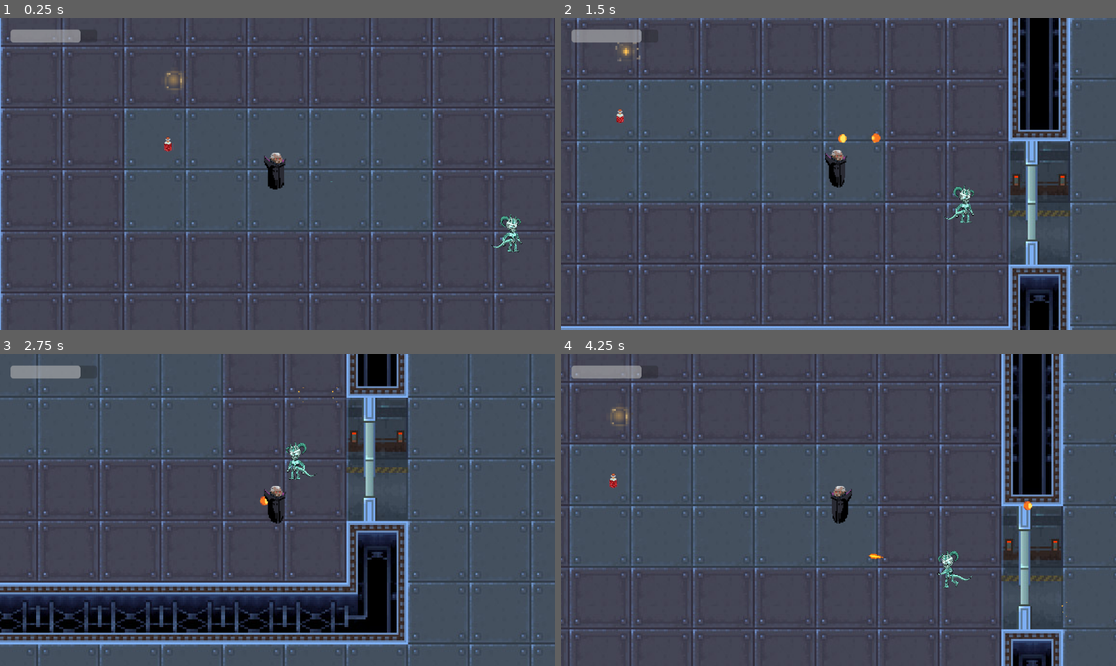
Above: before the commit, frames 1-4 (two rows, left to right).
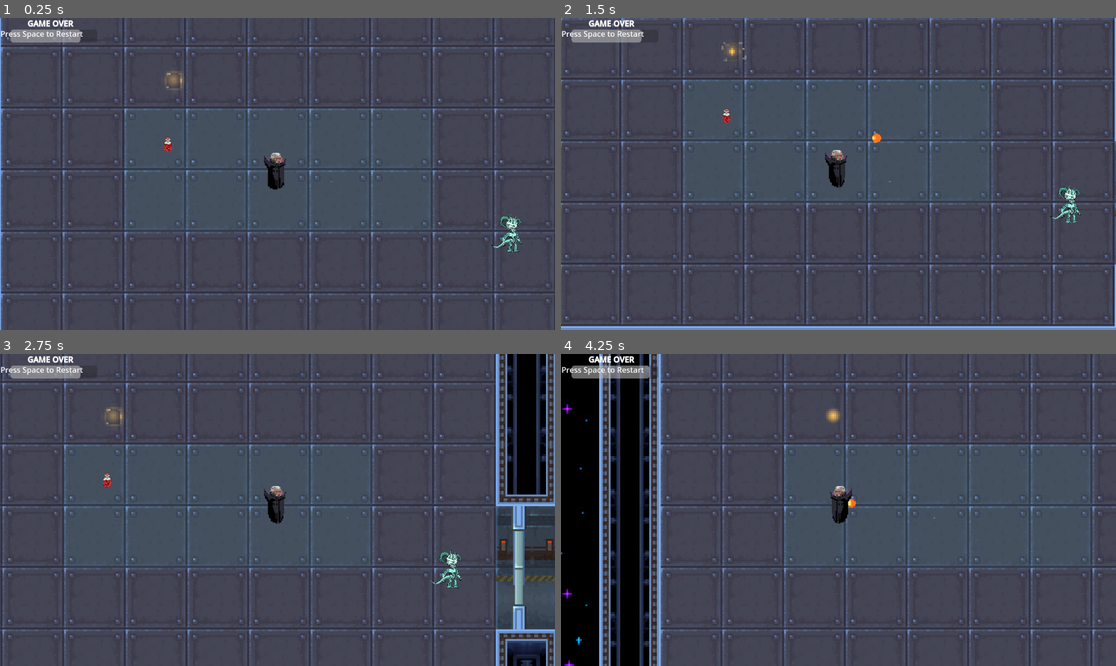
Above: after the commit, the same moments.

Repository: brianxiaodev/bloodmoon
Game: Godot game, scene res://scenes/blood_moon.tscn
Same seed, same stepped clock (60 frames per second), same inputs: the game is played once before the commit and once after it.
Inputs:
- Up to frame 1 (0.25 s): no input
- Up to frame 2 (1.5 s): tap Space (shoot) at 0.5, 1.25 s; hold Right (ui_right) 0.53-1.28 s; hold Enter (ui_accept) 0.53-1.28 s; hold Down (ui_down) from 1.28 s (still down); tap Shift (dash) at 1.35 s
- Up to frame 3 (2.75 s): tap Enter (ui_accept) at 1.52, 1.55, 1.82, 2.3 s; tap Space (shoot) at 2 s; release Down (ui_down) at 2.03 s; hold Right (ui_right) from 2.03 s (still down); hold Space (shoot) from 2.03 s (still down)
- Up to frame 4 (4.25 s): release Right (ui_right) at 2.78 s; release Space (shoot) at 2.78 s; hold Up (ui_up) 2.78-3.53 s; tap Z (stealth) at 2.85 s; tap Enter (ui_accept) at 3.02, 3.05, 3.32 s; tap Space (shoot) at 3.5 s; hold Left (ui_left) from 3.53 s (still down); hold Enter (ui_accept) from 3.53 s (still down)

The runs differ from the first frame. In frame 1, 0.3% of the frame differs, in the area x 0-16%, y 0-7%; in frame 2, 15%; in frame 3, 35%, in the area x 0-100%, y 0-100%; in frame 4, 30%.

Commit message:
working on game over scene

Diff:
--- a/scenes/blood_moon.tscn
+++ b/scenes/blood_moon.tscn
@@ -12,6 +12,7 @@
 [ext_resource type="PackedScene" uid="uid://dfyumq44xaxsu" path="res://scenes/ui.tscn" id="10_xv8qn"]
 [ext_resource type="Script" uid="uid://cddyqtwwyroqx" path="res://scripts/ui.gd" id="11_h4ocb"]
 [ext_resource type="PackedScene" uid="uid://cgrps2fgm3jxq" path="res://scenes/healthpotion.tscn" id="12_87vbj"]
+[ext_resource type="PackedScene" uid="uid://dtgtookoxhgn8" path="res://scenes/game_over.tscn" id="13_8hplf"]
 
 [node name="Blood Moon" type="Node2D"]
 script = ExtResource("1_3kn01")
@@ -102,3 +103,5 @@
 
 [node name="Enemy6" parent="." instance=ExtResource("7_1dman")]
 position = Vector2(143, 246)
+
+[node name="GameOver" parent="." instance=ExtResource("13_8hplf")]
--- a/scenes/enemy.tscn
+++ b/scenes/enemy.tscn
@@ -110,46 +110,46 @@
 [sub_resource type="SpriteFrames" id="SpriteFrames_j0cyh"]
 animations = [{
 "frames": [{
-"duration": 1.0,
+"duration": 0.5,
 "texture": ExtResource("2_c1d84")
 }, {
-"duration": 1.0,
+"duration": 0.5,
 "texture": ExtResource("3_xf85k")
 }, {
-"duration": 1.0,
+"duration": 0.5,
 "texture": ExtResource("4_4q3rj")
 }, {
-"duration": 1.0,
+"duration": 0.5,
 "texture": ExtResource("5_4psgw")
 }, {
-"duration": 1.0,
+"duration": 0.5,
 "texture": ExtResource("6_o3pyo")
 }, {
-"duration": 1.0,
+"duration": 0.5,
 "texture": ExtResource("7_cq75n")
 }, {
-"duration": 1.0,
+"duration": 0.5,
 "texture": ExtResource("8_o2mnd")
 }, {
-"duration": 1.0,
+"duration": 0.5,
 "texture": ExtResource("9_o4y0d")
 }, {
-"duration": 1.0,
+"duration": 0.5,
 "texture": ExtResource("10_2s0fd")
 }, {
-"duration": 1.0,
+"duration": 0.5,
 "texture": ExtResource("11_x685p")
 }, {
-"duration": 1.0,
+"duration": 0.5,
 "texture": ExtResource("12_wow6h")
 }, {
-"duration": 1.0,
+"duration": 0.5,
 "texture": ExtResource("13_rm0mj")
 }, {
-"duration": 1.0,
+"duration": 0.5,
 "texture": ExtResource("14_kifpr")
 }, {
-"duration": 1.0,
+"duration": 0.5,
 "texture": ExtResource("15_mo1yv")
 }, {
 "duration": 1.0,
@@ -163,7 +163,7 @@
 }],
 "loop": false,
 "name": &"dead",
-"speed": 5.0
+"speed": 10.0
 }, {
 "frames": [{
 "duration": 1.0,
--- /dev/null
+++ b/scenes/game_over.gd
@@ -0,0 +1,5 @@
+extends CanvasLayer
+
+func _unhandled_input(event):
+	if event.is_action_pressed("ui_accept"):
+		get_tree().reload_current_scene()
--- /dev/null
+++ b/scenes/game_over.tscn
@@ -0,0 +1,26 @@
+[gd_scene load_steps=2 format=3 uid="uid://dtgtookoxhgn8"]
+
+[ext_resource type="Script" uid="uid://bsyggcybu6wh1" path="res://scenes/game_over.gd" id="1_xeevv"]
+
+[node name="GameOver" type="CanvasLayer"]
+script = ExtResource("1_xeevv")
+
+[node name="GAME OVER" type="RichTextLabel" parent="."]
+offset_right = 210.0
+offset_bottom = 46.0
+bbcode_enabled = true
+text = "[center][b]GAME OVER[b][center]
+"
+fit_content = true
+scroll_active = false
+autowrap_mode = 0
+horizontal_alignment = 1
+vertical_alignment = 1
+
+[node name="RichTextLabel" type="RichTextLabel" parent="GAME OVER"]
+layout_mode = 2
+offset_left = 1.0
+offset_top = 21.0
+offset_right = 228.0
+offset_bottom = 49.0
+text = "Press Space to Restart"
--- a/scripts/vampire.gd
+++ b/scripts/vampire.gd
@@ -189,10 +189,11 @@
 	set_process(false)  # Optional: stop player control
 	$CollisionShape2D.disabled = true  # Prevent more collisions
 	await $AnimatedSprite2D.animation_finished	# Wait for animation to complete
-	respawn()
-
-func respawn():
-	get_tree().reload_current_scene()
+	show_game_over()
+
+func show_game_over():
+	get_tree().change_scene_to_file("res://GameOver.tscn")
+
 
 func heal(amount: int) -> void:
 	if (health_stat.health < 100 and health_stat.health > 100-amount):
Not shown: 1 places in scenes/blood_moon.tscn that only renumber resources
Not shown, added: scenes/game_over.gd.uid
